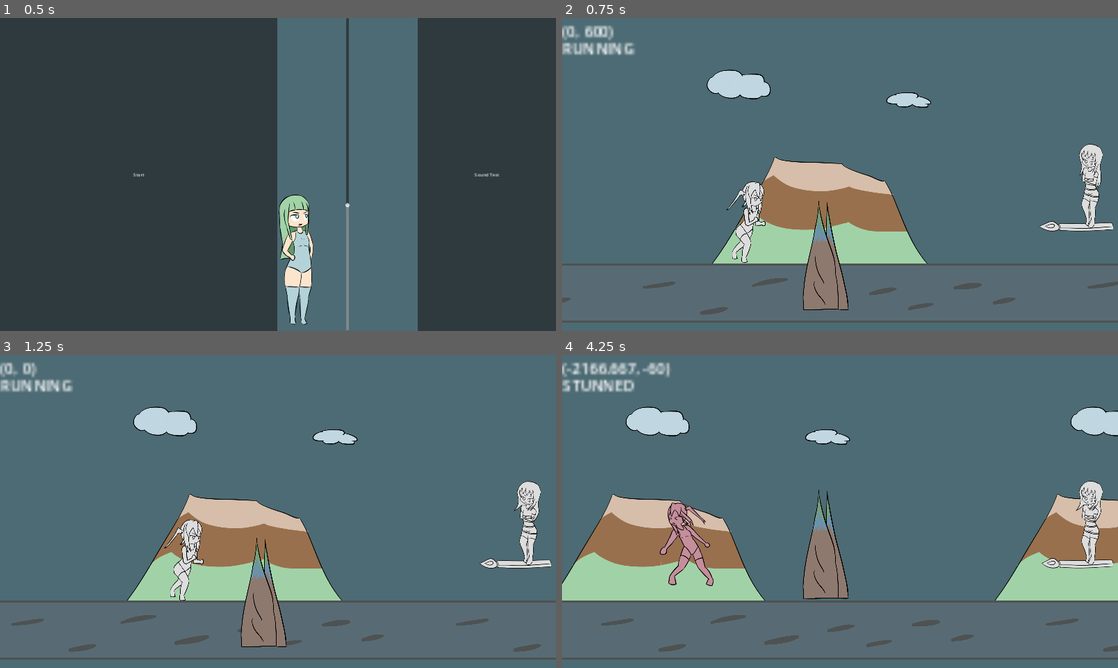
Above: before the commit, frames 1-4 (two rows, left to right).
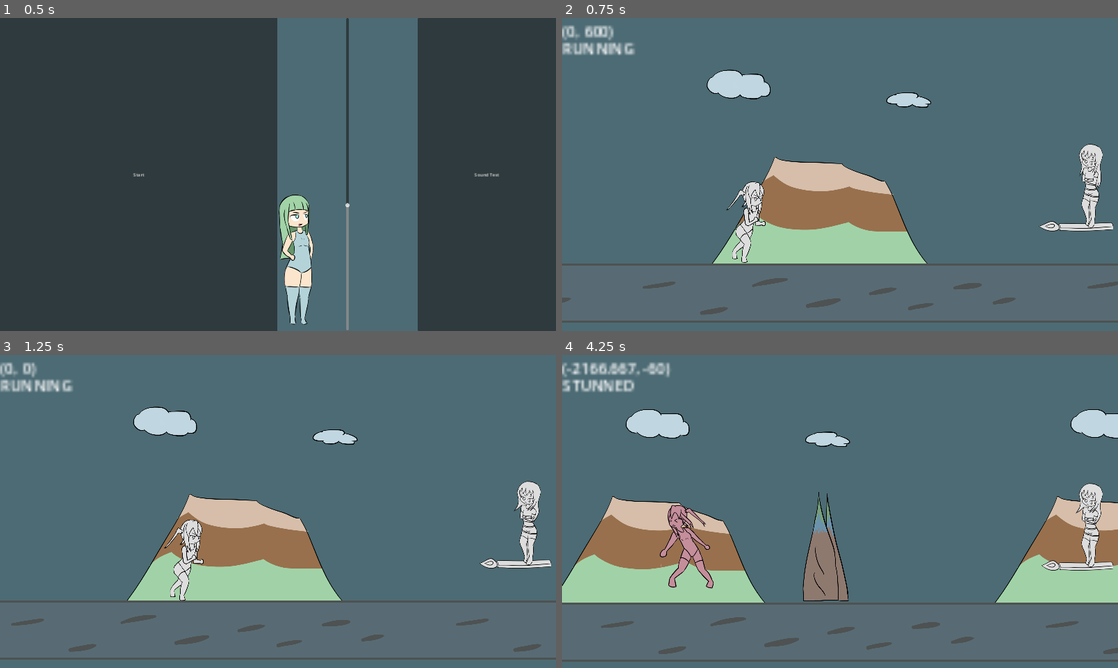
Above: after the commit, the same moments.

Repository: BeatMil/Animurun
Game: Godot game, scene res://scenes/main_menu.tscn
Same seed, same stepped clock (60 frames per second), same inputs: the game is played once before the commit and once after it.
Inputs:
- Up to frame 1 (0.5 s): no input
- Up to frame 2 (0.75 s): click "Start" at 0.5 s
- Up to frame 3 (1.25 s): no input
- Up to frame 4 (4.25 s): hold L (attack) 1.28-2.03 s; hold D (move_right) 1.28-2.78 s; tap Space (jump) at 1.52, 2.27, 3.77 s; tap J (block) at 2.1 s; hold A (move_left) 2.78-3.53 s; hold K (dodge) 2.78-3.53 s; hold D (move_right) from 3.53 s (still down); tap L (attack) at 3.6 s

Frame 1 is identical in both runs. In frame 2, 1.7% of the frame differs, in the area x 43-52%, y 58-94%; in frame 3, 1.7%; in frame 4, 6.9%, in the area x 0-100%, y 16-98%.

Commit message:
Add camera_shake and sfx to spike

Diff:
--- a/nodes/spike.tscn
+++ b/nodes/spike.tscn
@@ -1,14 +1,66 @@
-[gd_scene load_steps=7 format=3 uid="uid://b3vaybudghovl"]
+[gd_scene load_steps=8 format=3 uid="uid://b3vaybudghovl"]
 
 [ext_resource type="Texture2D" uid="uid://civtwboshnc0s" path="res://media/sprites/taiga/taiga_spikes.png" id="1_1ew73"]
 [ext_resource type="Script" path="res://scripts/spike.gd" id="1_xkotw"]
+[ext_resource type="AudioStream" uid="uid://tohd2wesynxp" path="res://media/sfx/spike.wav" id="3_5f78s"]
 
 [sub_resource type="RectangleShape2D" id="RectangleShape2D_c2n7o"]
 size = Vector2(150, 464)
 
+[sub_resource type="Animation" id="Animation_kq8h8"]
+length = 0.001
+tracks/0/type = "value"
+tracks/0/imported = false
+tracks/0/enabled = true
+tracks/0/path = NodePath("TaigaSpikes:position")
+tracks/0/interp = 1
+tracks/0/loop_wrap = true
+tracks/0/keys = {
+"times": PackedFloat32Array(0),
+"transitions": PackedFloat32Array(1),
+"update": 0,
+"values": [Vector2(0, 208)]
+}
+tracks/1/type = "value"
+tracks/1/imported = false
+tracks/1/enabled = true
+tracks/1/path = NodePath("TaigaSpikes:self_modulate")
+tracks/1/interp = 1
+tracks/1/loop_wrap = true
+tracks/1/keys = {
+"times": PackedFloat32Array(0),
+"transitions": PackedFloat32Array(1),
+"update": 0,
+"values": [Color(1, 1, 1, 0)]
+}
+tracks/2/type = "value"
+tracks/2/imported = false
+tracks/2/enabled = true
+tracks/2/path = NodePath(".:collision_layer")
+tracks/2/interp = 1
+tracks/2/loop_wrap = true
+tracks/2/keys = {
+"times": PackedFloat32Array(0),
+"transitions": PackedFloat32Array(1),
+"update": 1,
+"values": [0]
+}
+tracks/3/type = "value"
+tracks/3/imported = false
+tracks/3/enabled = true
+tracks/3/path = NodePath(".:collision_mask")
+tracks/3/interp = 1
+tracks/3/loop_wrap = true
+tracks/3/keys = {
+"times": PackedFloat32Array(0),
+"transitions": PackedFloat32Array(1),
+"update": 1,
+"values": [0]
+}
+
 [sub_resource type="Animation" id="Animation_arya7"]
 resource_name = "spike"
-length = 0.1
+length = 0.3
 tracks/0/type = "value"
 tracks/0/imported = false
 tracks/0/enabled = true
@@ -57,57 +109,21 @@
 "update": 1,
 "values": [0, 3]
 }
-
-[sub_resource type="Animation" id="Animation_kq8h8"]
-length = 0.001
-tracks/0/type = "value"
-tracks/0/imported = false
-tracks/0/enabled = true
-tracks/0/path = NodePath("TaigaSpikes:position")
-tracks/0/interp = 1
-tracks/0/loop_wrap = true
-tracks/0/keys = {
-"times": PackedFloat32Array(0),
-"transitions": PackedFloat32Array(1),
-"update": 0,
-"values": [Vector2(0, 208)]
+tracks/4/type = "audio"
+tracks/4/imported = false
+tracks/4/enabled = true
+tracks/4/path = NodePath("AnimationPlayer/AudioStreamPlayer")
+tracks/4/interp = 1
+tracks/4/loop_wrap = true
+tracks/4/keys = {
+"clips": [{
+"end_offset": 0.0,
+"start_offset": 0.0,
+"stream": ExtResource("3_5f78s")
+}],
+"times": PackedFloat32Array(0)
 }
-tracks/1/type = "value"
-tracks/1/imported = false
-tracks/1/enabled = true
-tracks/1/path = NodePath("TaigaSpikes:self_modulate")
-tracks/1/interp = 1
-tracks/1/loop_wrap = true
-tracks/1/keys = {
-"times": PackedFloat32Array(0),
-"transitions": PackedFloat32Array(1),
-"update": 0,
-"values": [Color(1, 1, 1, 1)]
-}
-tracks/2/type = "value"
-tracks/2/imported = false
-tracks/2/enabled = true
-tracks/2/path = NodePath(".:collision_layer")
-tracks/2/interp = 1
-tracks/2/loop_wrap = true
-tracks/2/keys = {
-"times": PackedFloat32Array(0),
-"transitions": PackedFloat32Array(1),
-"update": 1,
-"values": [0]
-}
-tracks/3/type = "value"
-tracks/3/imported = false
-tracks/3/enabled = true
-tracks/3/path = NodePath(".:collision_mask")
-tracks/3/interp = 1
-tracks/3/loop_wrap = true
-tracks/3/keys = {
-"times": PackedFloat32Array(0),
-"transitions": PackedFloat32Array(1),
-"update": 1,
-"values": [0]
-}
+tracks/4/use_blend = true
 
 [sub_resource type="AnimationLibrary" id="AnimationLibrary_fppn1"]
 _data = {
@@ -126,6 +142,7 @@
 script = ExtResource("1_xkotw")
 
 [node name="TaigaSpikes" type="Sprite2D" parent="."]
+self_modulate = Color(1, 1, 1, 0)
 position = Vector2(0, 208)
 texture = ExtResource("1_1ew73")
 
@@ -138,6 +155,8 @@
 "": SubResource("AnimationLibrary_fppn1")
 }
 
+[node name="AudioStreamPlayer" type="AudioStreamPlayer" parent="AnimationPlayer"]
+
 [node name="Timer" type="Timer" parent="."]
 wait_time = 3.0
 one_shot = true
--- a/scripts/spike.gd
+++ b/scripts/spike.gd
@@ -8,6 +8,7 @@
 
 func _on_body_entered(body):
 	if body.is_in_group("chiichan"):
+		$"../CameraWrap/CameraPlayer".play("smol_shake_2")
 		body.set_state(body.States.RUNNING) # chiichan can't parry this
 		body.push(Vector2(-2000, -1000))
 
Not shown, added: Media/sfx/hurt04.wav.import
Not shown, added: Media/sfx/spike.wav.import
Not shown, added: Media/sfx/hurt04.wav
Not shown, added: Media/sfx/spike.wav
